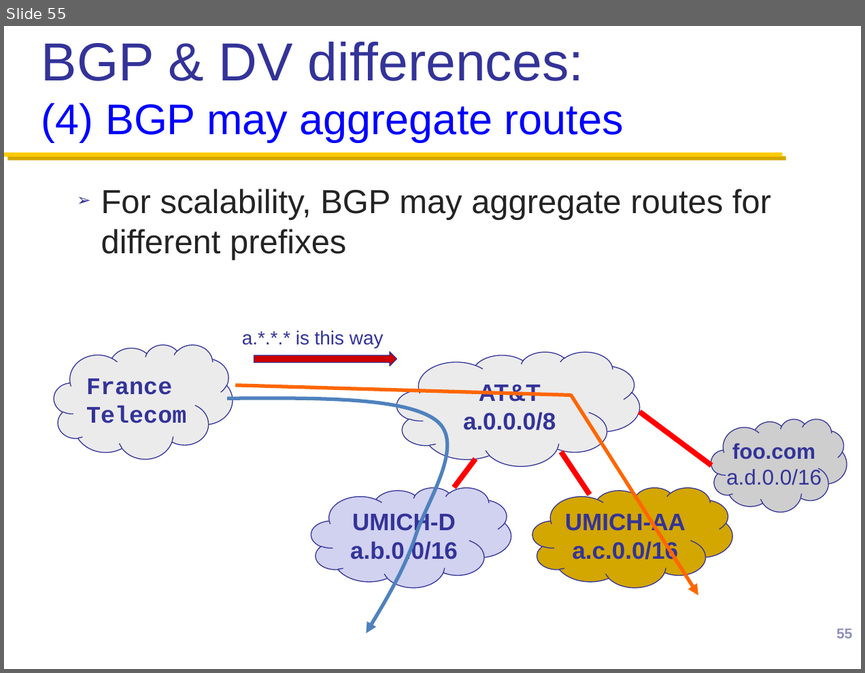
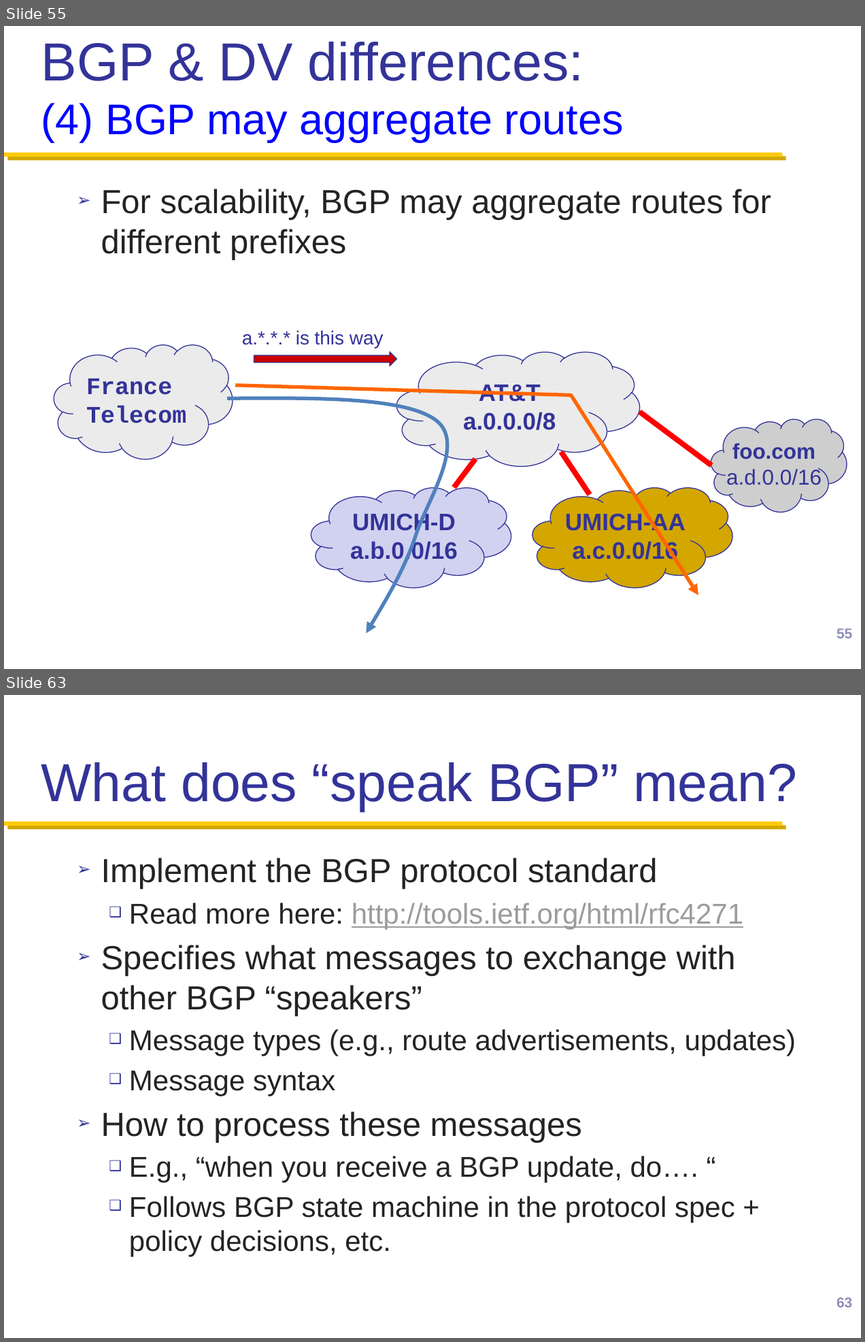
Before and after one commit to henryhxu/CSCI4430-ESTR4120, a slide deck: lec/lec14.pptx. Shown one above the other, each under a label of ours: slide 55 before the commit, slides 55 and 63 after it; the slides between them are not shown. The pictures are 865x673 and 865x1342 pixels, drawn with LibreOffice and Linux fonts; fonts in the diff are those of the drawing; background and template pictures are left out. Boxes give left, top, right and bottom in pixels: in the first picture for what was removed or moved away, otherwise in the second. Text is boxed around its words. In the diff, an @@ line names an element or a change of style, - is before the commit and + after.

```diff
--- a/lec/lec14.pptx
+++ b/lec/lec14.pptx
@@ slide 63 added at (x1=4, y1=695, x2=861, y2=1338), background #FFFFFF; not listed: 1 template element that a slide beside it also shows @@
@@ title added at (x1=41, y1=762, x2=797, y2=811), 45 pt, text #333399 @@
+What does “speak BGP” mean?
@@ text added at (x1=101, y1=858, x2=796, y2=1257), 24 pt, text #232323 @@
+➢ Implement the BGP protocol standard
+  ❑ Read more here: http://tools.ietf.org/html/rfc4271
+➢ Specifies what messages to exchange with other BGP “speakers”
+  ❑ Message types (e.g., route advertisements, updates)
+  ❑ Message syntax
+➢ How to process these messages
+  ❑ E.g., “when you receive a BGP update, do…. “
+  ❑ Follows BGP state machine in the protocol spec + policy decisions, etc.
@@ page number added at (x1=836, y1=1297, x2=852, y2=1307), 12 pt, text #9090BA @@
+63
```
Also in this commit, not shown: 2 slides changed, 27 other slides added.
